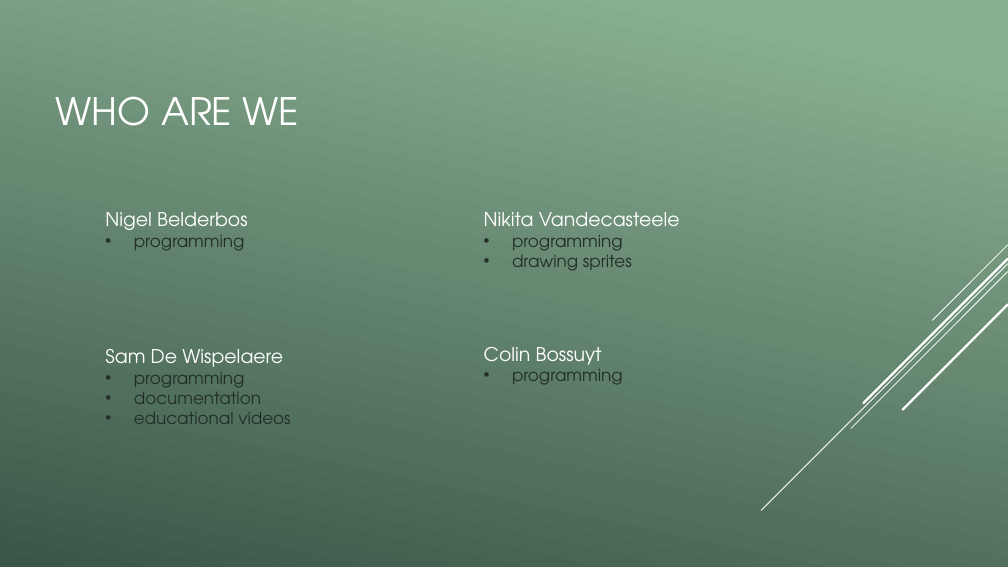
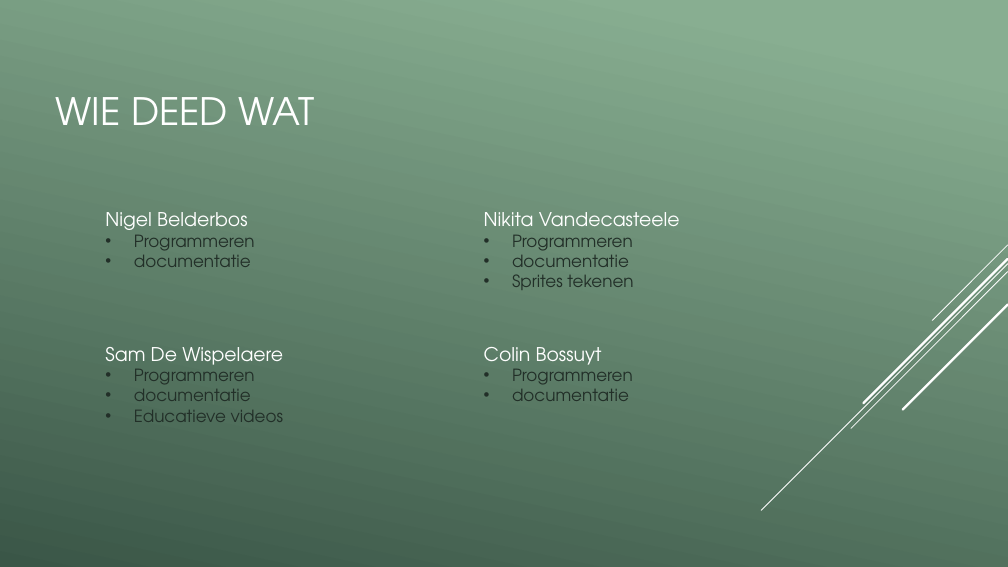
Before and after one commit to vives-project-xp/EducationalGame2, a slide deck: slide 2 of Educational_game_2.pptx. Drawn at 1008x567 pixels with LibreOffice and Linux fonts; fonts in the diff are those of the drawing. Boxes give left, top, right and bottom in pixels: in the first picture for what was removed or moved away, otherwise in the second. Text is boxed around its words. In the diff, an @@ line names an element or a change of style, - is before the commit and + after.

```diff
--- a/Educational_game_2.pptx
+++ b/Educational_game_2.pptx
@@ title at box(56, 97, 315, 125): text changed @@
-WHO ARE WE
+WIE DEED WAT
@@ text at box(134, 235, 255, 267): text changed @@
-• programming
+• Programmeren
+• documentatie
@@ text at box(512, 235, 633, 290): text changed @@
-• programming
-• drawing sprites
+• Programmeren
+• documentatie
+• Sprites tekenen
@@ text at box(134, 363, 283, 422): text changed @@
-• programming
-• documentation
-• educational videos
+• Programmeren
+• documentatie
+• Educatieve videos
@@ text at box(512, 363, 633, 401): text changed @@
-• programming
+• Programmeren
+• documentatie
```
Also in this commit, not shown: 5 other slides changed, 2 slides added, 1 slide removed, 2 other files.
